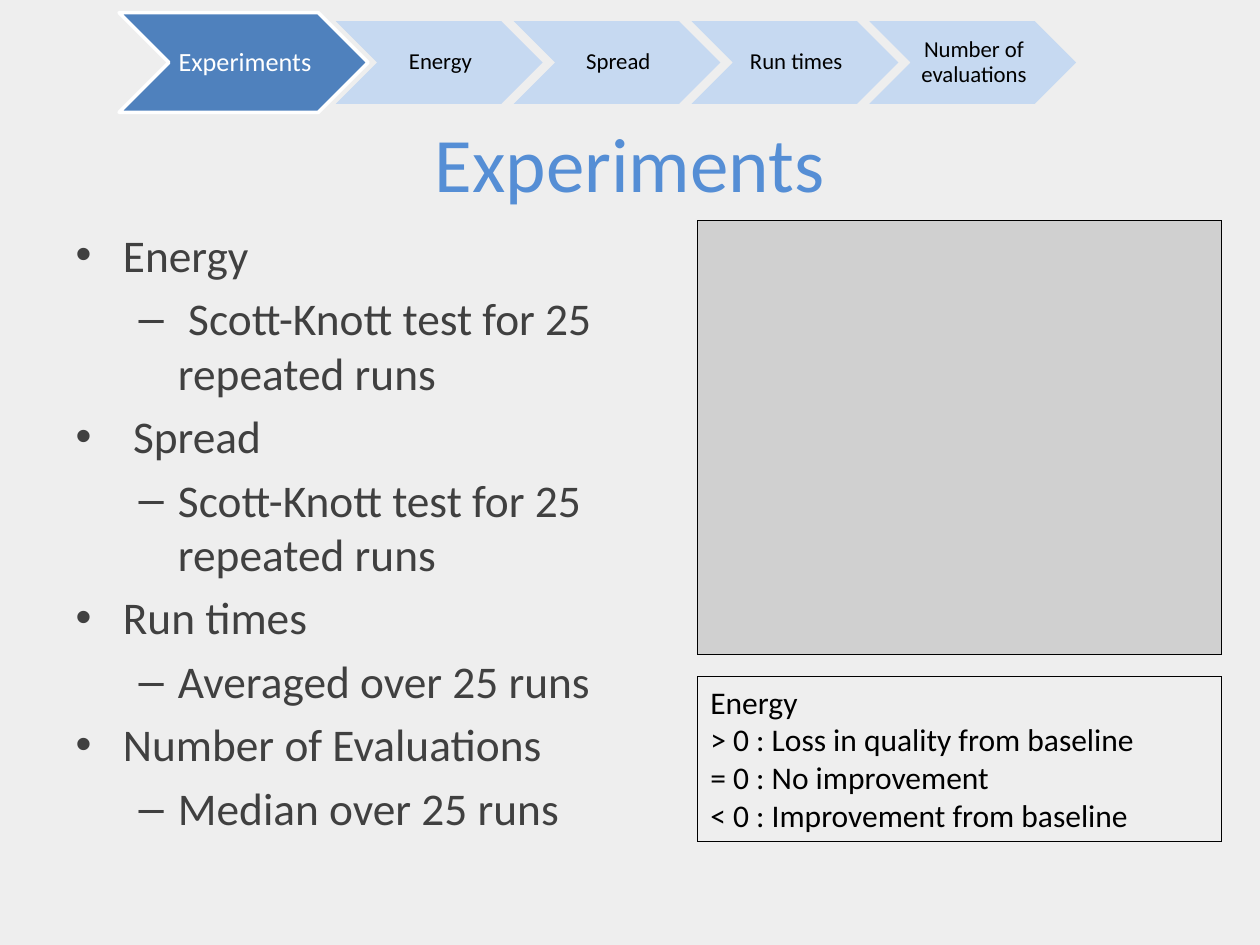
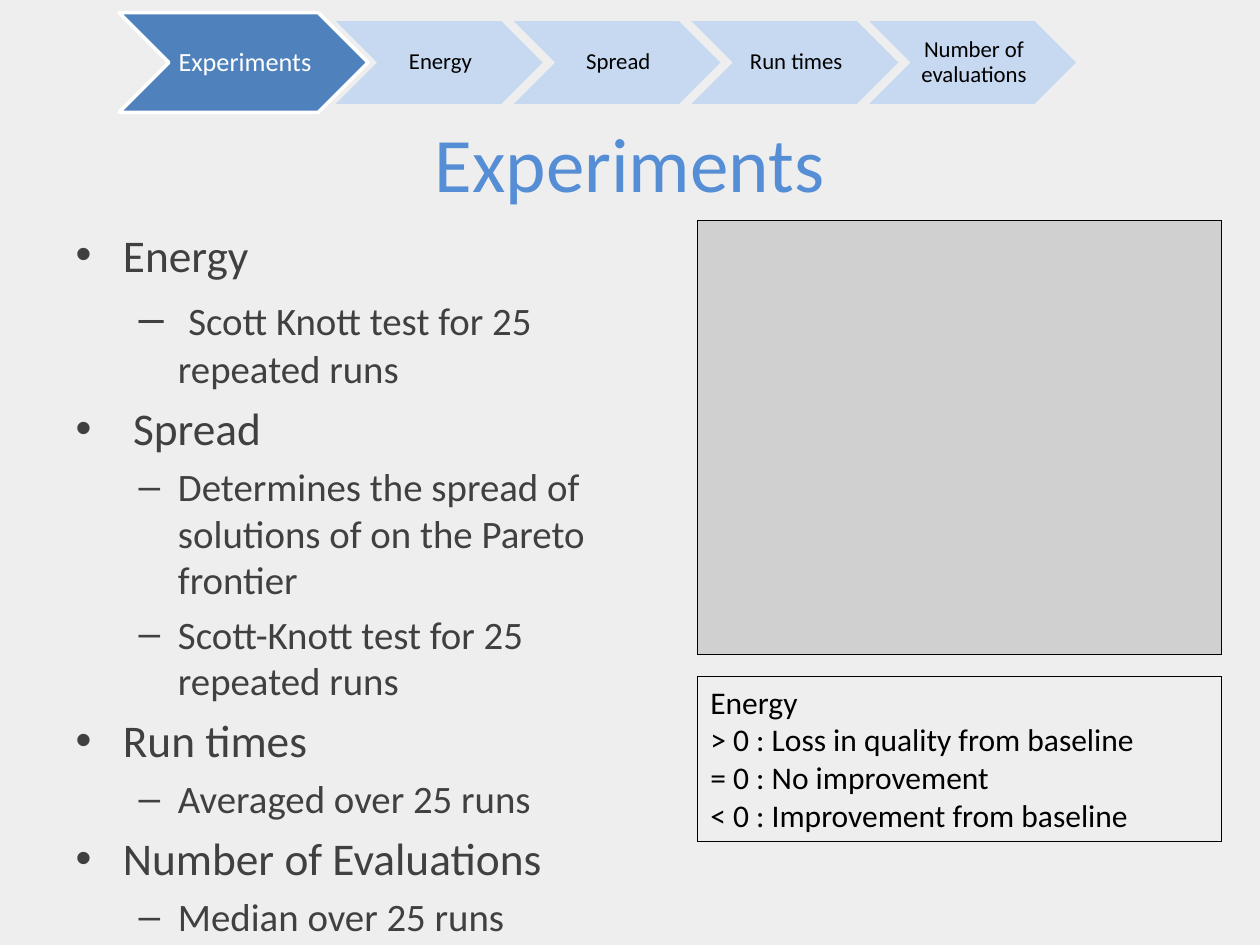
Before and after one commit to ai-se/Rahul, a slide deck: slide 9 of DEADANT/deadAnt.pptx. Drawn at 1260x945 pixels with LibreOffice and Linux fonts; fonts in the diff are those of the drawing; grey boxes stand for pictures. Boxes give left, top, right and bottom in pixels: in the first picture for what was removed or moved away, otherwise in the second. Text is boxed around its words. In the diff, an @@ line names an element or a change of style, - is before the commit and + after.

```diff
--- a/DEADANT/deadAnt.pptx
+++ b/DEADANT/deadAnt.pptx
@@ text at box(178, 308, 531, 390): text changed; size 25.9 to 22.2 pt @@
-  – Scott-Knott test for 25 repeated runs
+  – Scott Knott test for 25 repeated runs
@@ text at box(178, 474, 585, 595): paragraph added @@
+  – Determines the spread of solutions of on the Pareto frontier
@@ text at box(178, 622, 530, 932): size 25.9 to 22.2 pt in "Scott-Knott test for 25 repeated runs", "Averaged over 25 runs", "Median over 25 runs" @@
```
Also in this commit, not shown: 7 other slides changed, 3 slides added, 1 slide removed.
